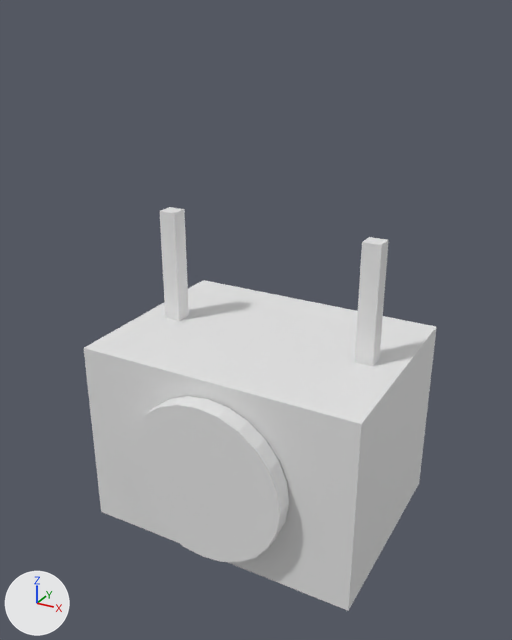
An edit to the glTF model growa_greenhouse_glb_library/unit-heater.glb, drawn before and after from the same camera.
Rendered twice from a 50 mm camera at (0.846, -1.595, 0.843) aimed at (-0.009, -0.041, 0.066). Every picture has the same lights, and +X, +Y and +Z are marked at lower left. The older version comes first. Materials are left out; every surface is plain grey. Where no turn or scale is listed for an object, it has been applied to the vertices.

Objects in the first picture: 'hanger_left', 'hanger_right', 'heater_cabinet', 'heater_fan'.
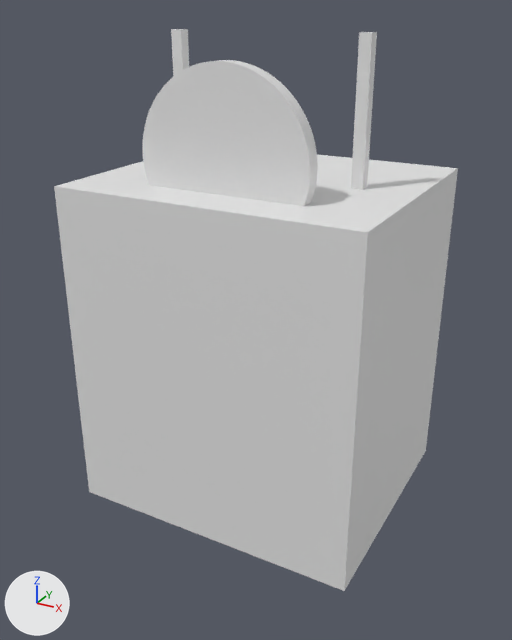
The edits, one by one:
me_heater_cabinet is used by ob_heater_cabinet; location (0.0, 0.0, 0.0).
me_heater_cabinet had 8 vertices, 12 faces and spanned x -0.4..0.4, y -0.3..0.3, z -0.55..0.0.
me_heater_cabinet now has 8 vertices, 12 faces and spans x -0.4..0.4, y -0.34..0.34, z -0.45..0.45.
me_heater_cabinet part 1: the whole mesh is scaled about its middle by (1, 1.13, 1.64), then moved by (0.0, 0.0, 0.275).
me_heater_fan is used by ob_heater_fan; location (0.0, 0.0, 0.0).
me_heater_fan had 50 vertices, 96 faces and spanned x -0.23..0.23, y -0.355..-0.305, z -0.505..-0.045.
me_heater_fan now has 162 vertices, 320 faces and spans x -0.22..0.22, y -0.22..-0.18, z 0.3..0.74.
me_heater_fan part 2: 162 vertices added at x -0.22..0.22, y -0.22..-0.18, z 0.3..0.74, forming an 80-sided cylinder along y.
me_heater_fan part 3: 50 vertices removed from x -0.23..0.23, y -0.355..-0.305, z -0.505..-0.045.
me_hanger_left is used by ob_hanger_left; location (0.0, 0.0, 0.0).
me_hanger_left had 8 vertices, 12 faces and spanned x -0.325..-0.275, y -0.025..0.025, z -0.025..0.325.
me_hanger_left now has 8 vertices, 12 faces and spans x -0.265..-0.235, y -0.015..0.015, z 0.445..0.795.
me_hanger_left part 4: the whole mesh is scaled about its middle by (0.6, 0.6, 1), then moved by (0.05, 0.0, 0.47).
me_hanger_right is used by ob_hanger_right; location (0.0, 0.0, 0.0).
me_hanger_right had 8 vertices, 12 faces and spanned x 0.275..0.325, y -0.025..0.025, z -0.025..0.325.
me_hanger_right now has 8 vertices, 12 faces and spans x 0.235..0.265, y -0.015..0.015, z 0.445..0.795.
me_hanger_right part 5: the whole mesh is scaled about its middle by (0.6, 0.6, 1), then moved by (-0.05, 0.0, 0.47).

Changed parts and their boxes (x1, y1, x2, y2) in the pictures (512 x 640 px):
'heater_cabinet', moved, rescaled (14% wider, 32% taller)
    before: (84, 280, 437, 611)
    after: (54, 154, 458, 591)
'heater_fan', reshaped
    before: (128, 396, 289, 562)
    after: (143, 60, 318, 206)
'hanger_right', moved, rescaled (23% narrower, 22% taller)
    before: (355, 237, 389, 366)
    after: (351, 32, 377, 190)
'hanger_left', moved, rescaled
    before: (160, 207, 189, 321)
    after: (171, 29, 189, 76)
part 2 of me_heater_fan, added
    after: (143, 60, 318, 206)
part 3 of me_heater_fan, deleted
    before: (128, 396, 289, 562)
